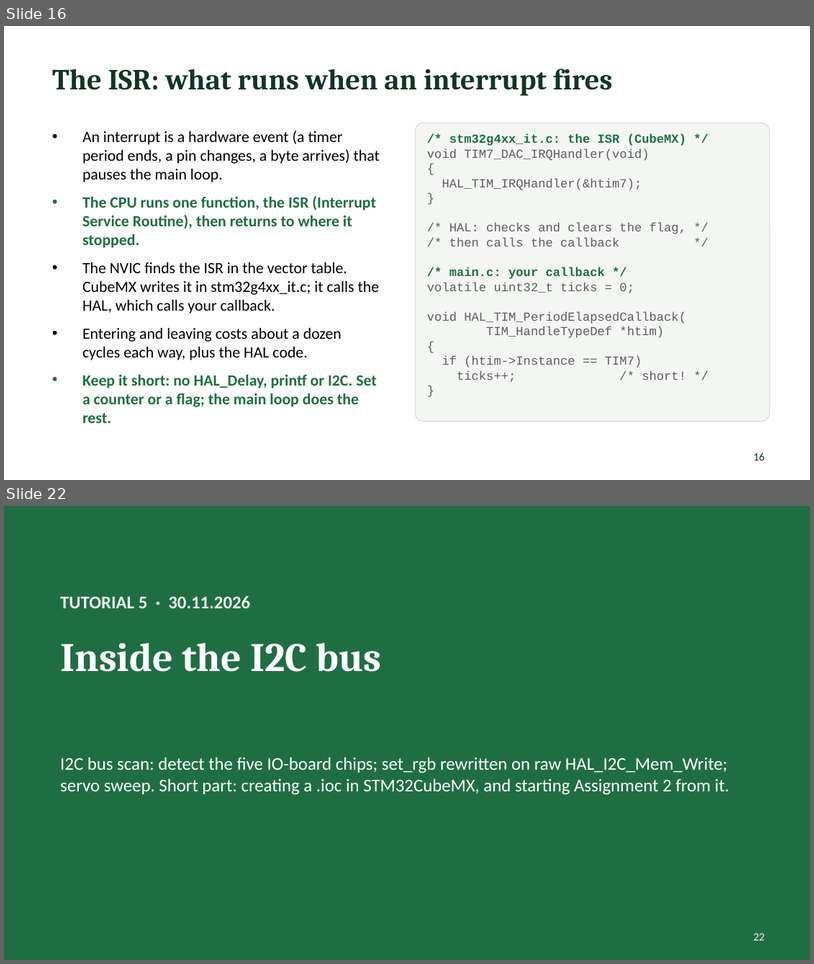
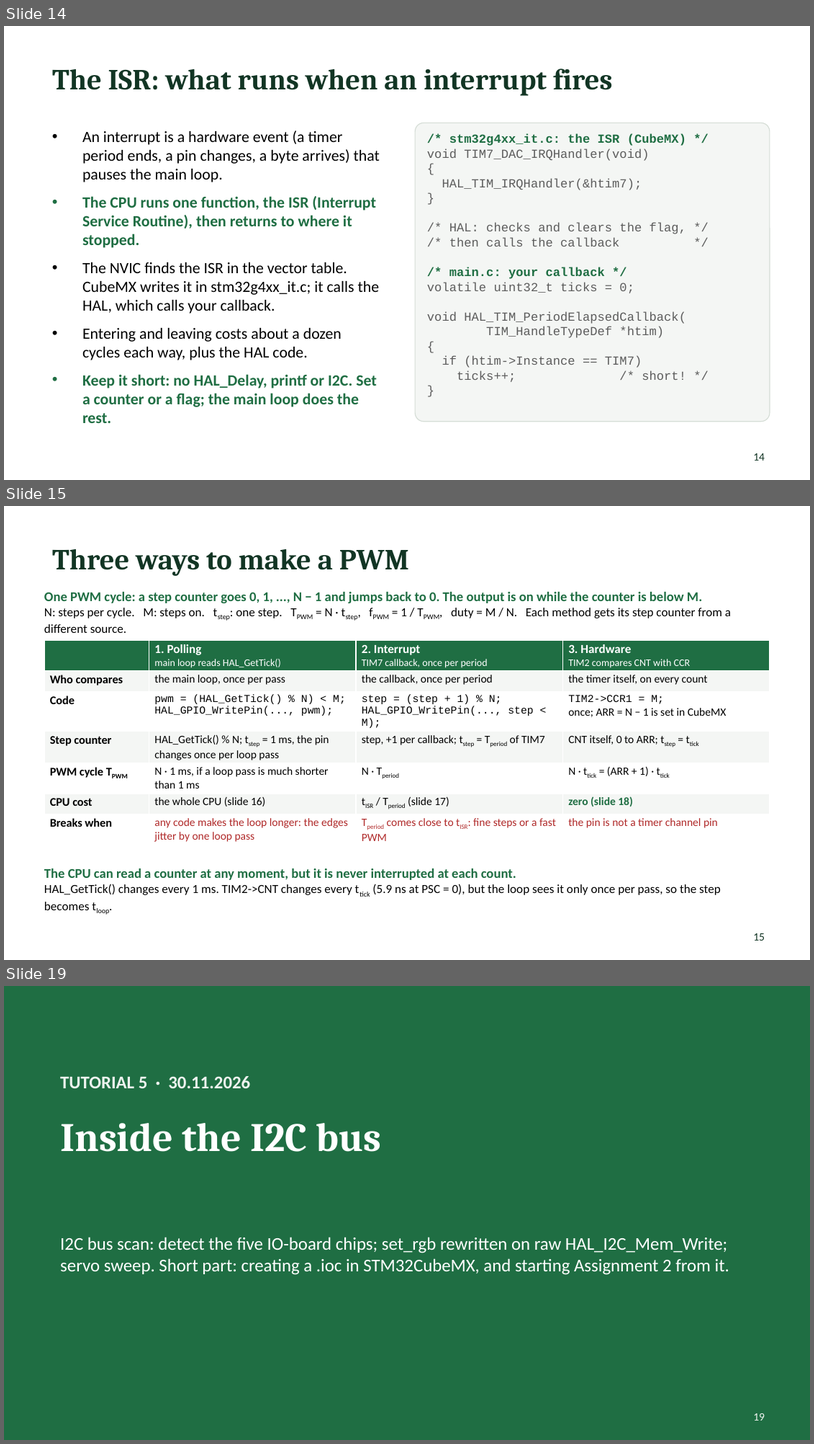
Before and after one commit to Yohai-ack/MP, a slide deck: tutorials/MP_tutorials_2026.pptx. Shown one above the other, each under a label of ours: slides 16 and 22 before the commit, slides 14, 15 and 19 after it; the slides between them are not shown. The pictures are 814x964 and 814x1444 pixels, drawn with LibreOffice and Linux fonts; fonts in the diff are those of the drawing. Boxes give left, top, right and bottom in pixels: in the first picture for what was removed or moved away, otherwise in the second. Text is boxed around its words. In the diff, an @@ line names an element or a change of style, - is before the commit and + after.

```diff
--- a/tutorials/MP_tutorials_2026.pptx
+++ b/tutorials/MP_tutorials_2026.pptx
@@ slide 15 added at [4,506,810,960], background #FFFFFF @@
@@ title added at [52,549,409,576], 26 pt, text #123524, bold @@
+Three ways to make a PWM
@@ text added at [44,592,731,633], 11 pt, text #000000 @@
+One PWM cycle: a step counter goes 0, 1, ..., N − 1 and jumps back to 0. The output is on while the counter is below M.
+N: steps per cycle. M: steps on. tstep: one step. TPWM = N · tstep, fPWM = 1 / TPWM, duty = M / N. Each method gets its step counter from a different source.
@@ table added at [44,640,771,844], 7 rows, 4 columns @@
+ | 1. Polling / main loop reads HAL_GetTick() | 2. Interrupt / TIM7 callback, once per period | 3. Hardware / TIM2 compares CNT with CCR
+Who compares | the main loop, once per pass | the callback, once per period | the timer itself, on every count
+Code | pwm = (HAL_GetTick() % N) < M; / HAL_GPIO_WritePin(..., pwm); | step = (step + 1) % N; / HAL_GPIO_WritePin(..., step < M); | TIM2->CCR1 = M; / once; ARR = N − 1 is set in CubeMX
+Step counter | HAL_GetTick() % N; tstep = 1 ms, the pin changes once per loop pass | step, +1 per callback; tstep = Tperiod of TIM7 | CNT itself, 0 to ARR; tstep = ttick
+PWM cycle TPWM | N · 1 ms, if a loop pass is much shorter than 1 ms | N · Tperiod | N · ttick = (ARR + 1) · ttick
+CPU cost | the whole CPU (slide 16) | tISR / Tperiod (slide 17) | zero (slide 18)
+Breaks when | any code makes the loop longer: the edges jitter by one loop pass | Tperiod comes close to tISR: fine steps or a fast PWM | the pin is not a timer channel pin
@@ text added at [44,868,721,910], 11 pt, text #000000 @@
+The CPU can read a counter at any moment, but it is never interrupted at each count.
+HAL_GetTick() changes every 1 ms. TIM2->CNT changes every ttick (5.9 ns at PSC = 0), but the loop sees it only once per pass, so the step becomes tloop.
@@ page number added at [754,933,765,940], 10 pt, text #123524 @@
+15
@@ what was slide 16 is now slide 14 @@
@@ page number at [754,453,765,460]: text changed @@
-16
+14
@@ what was slide 22 is now slide 19 @@
@@ page number at [754,1413,765,1420]: text changed @@
-22
+19
```
Also in this commit, not shown: 6 slides changed, 3 other slides added, 2 slides removed, 3 other files.
